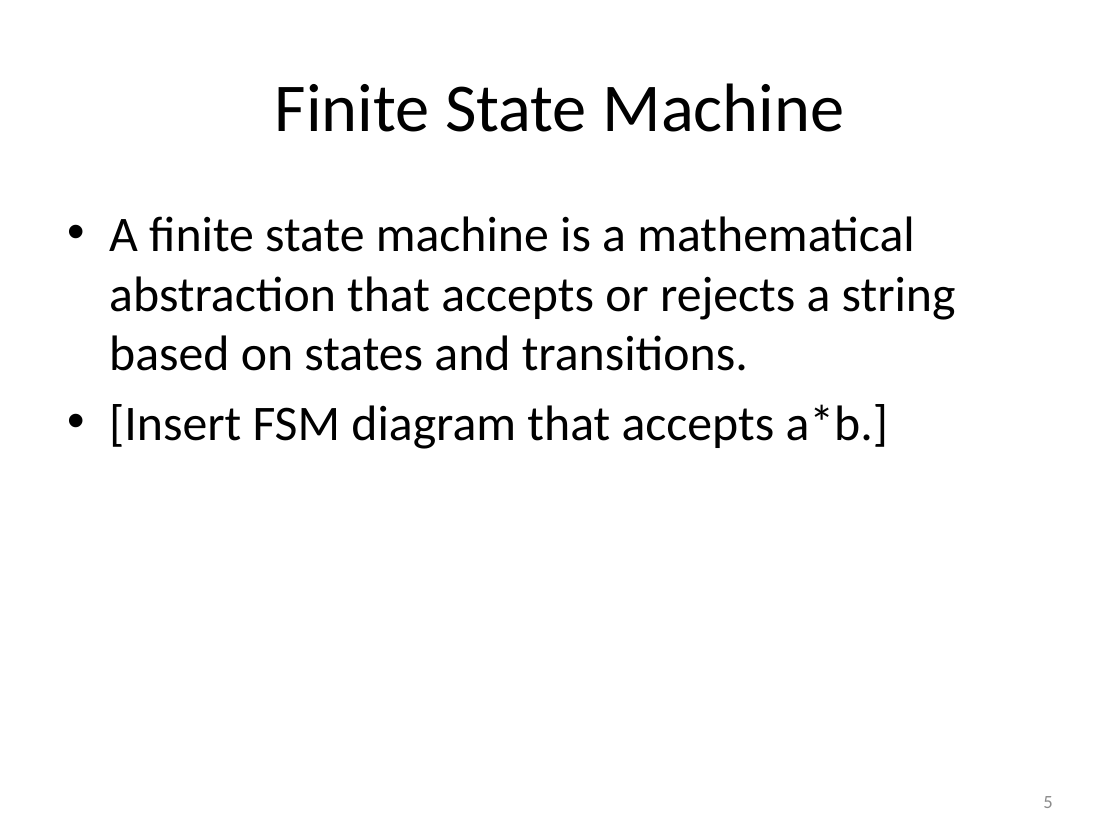
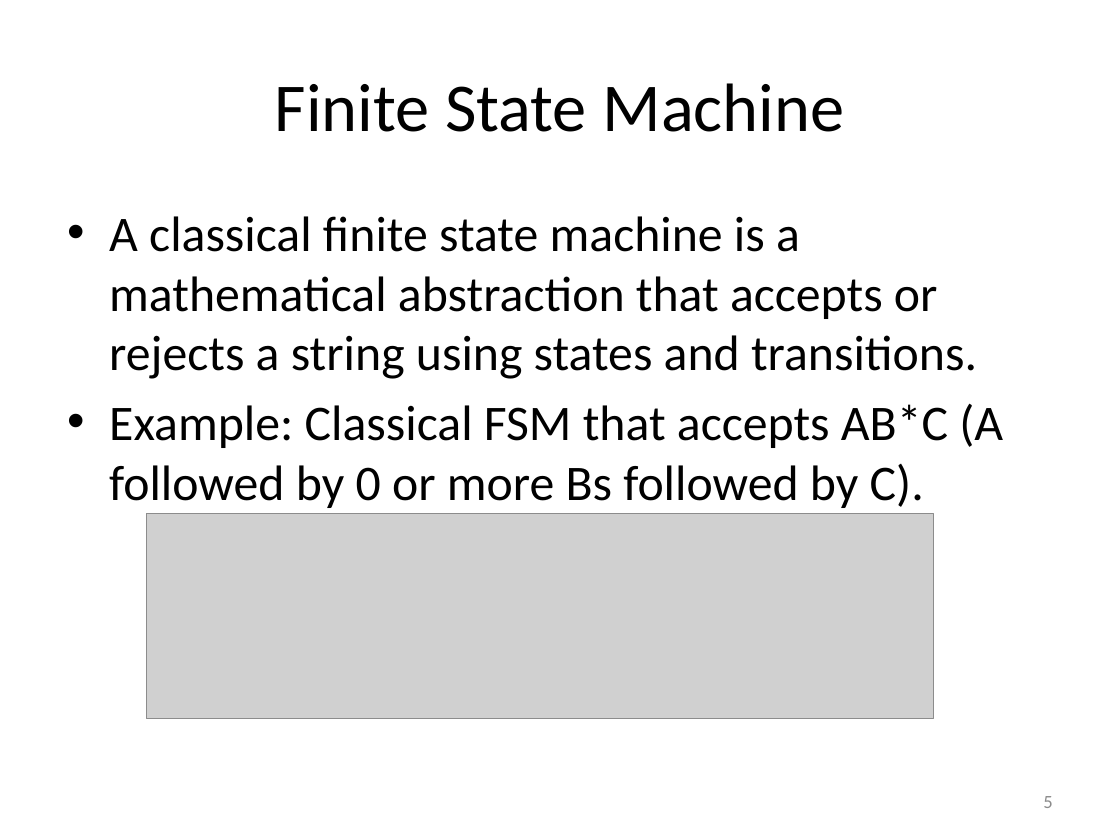
Before and after one commit to RichardRoda/DFA-Workflow-Model, a slide deck: slide 5 of Modeling Workflows with Event Driven DFA.pptx. Drawn at 1120x840 pixels with LibreOffice and Linux fonts; fonts in the diff are those of the drawing; grey boxes stand for pictures. Boxes give left, top, right and bottom in pixels: in the first picture for what was removed or moved away, otherwise in the second. Text is boxed around its words. In the diff, an @@ line names an element or a change of style, - is before the commit and + after.

Commit message:
Add discussion about design advantages and scalability of system.  Add A*BC FSM diagram.

```diff
--- a/Modeling Workflows with Event Driven DFA.pptx
+++ b/Modeling Workflows with Event Driven DFA.pptx
@@ text at bbox=[109, 216, 1003, 508]: text changed @@
-• A finite state machine is a mathematical abstraction that accepts or rejects a string based on states and transitions.
-• [Insert FSM diagram that accepts a*b.]
+• A classical finite state machine is a mathematical abstraction that accepts or rejects a string using states and transitions.
+• Example: Classical FSM that accepts AB*C (A followed by 0 or more Bs followed by C).
@@ picture added at bbox=[147, 513, 934, 718] @@
```
Also in this commit, not shown: 2 other slides changed, 7 slides added, 2 other files.
